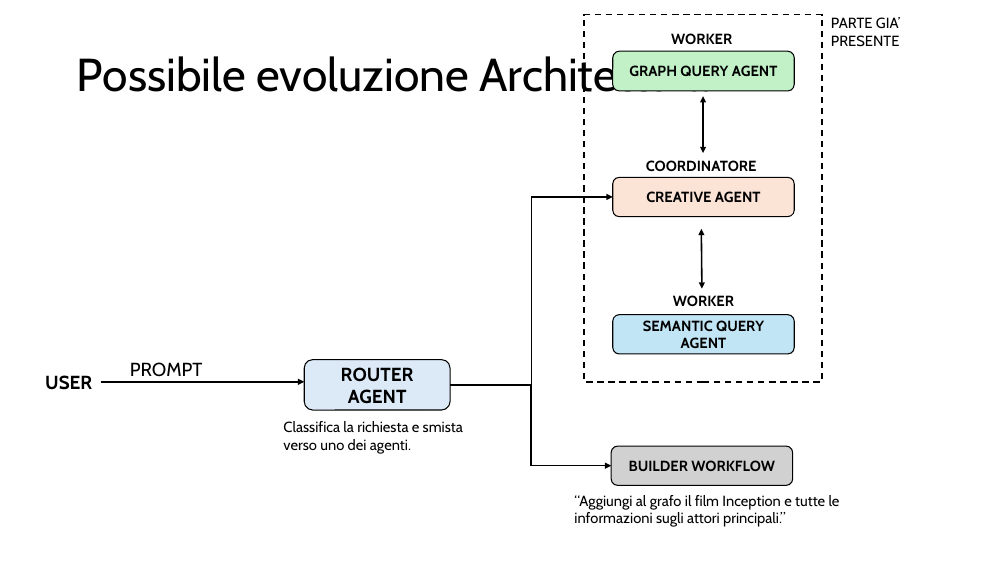
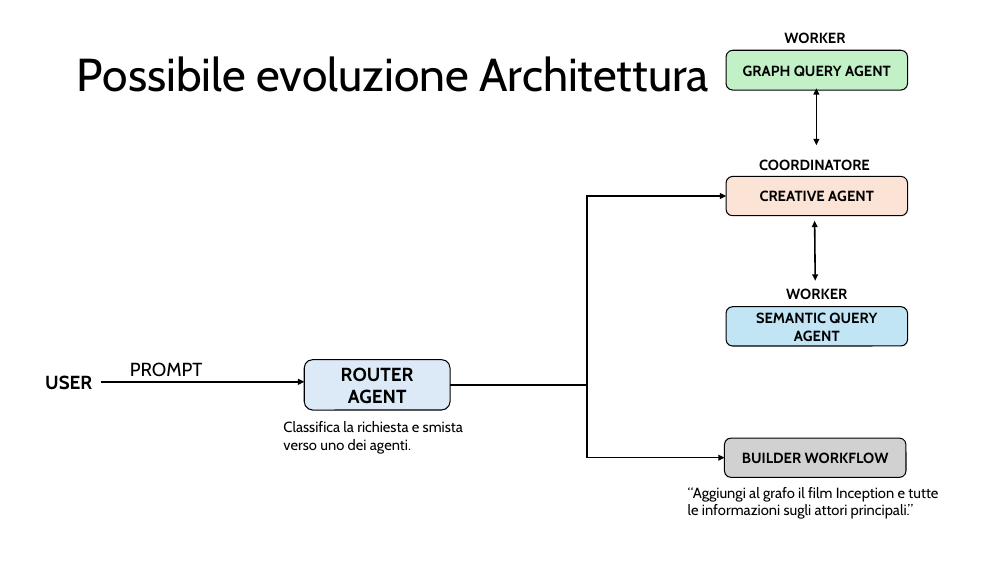
Before and after one commit to piermarone22/ProgettoAgenticAI-CinemaGraphRAG, a slide deck: slide 15 of Presentazione/Progetto_AgenticAI.pptx (slide 13 before the commit). Drawn at 1008x567 pixels with LibreOffice and Linux fonts; fonts in the diff are those of the drawing. Boxes give left, top, right and bottom in pixels: in the first picture for what was removed or moved away, otherwise in the second. Text is boxed around its words. In the diff, an @@ line names an element or a change of style, - is before the commit and + after.

```diff
--- a/Presentazione/Progetto_AgenticAI.pptx
+++ b/Presentazione/Progetto_AgenticAI.pptx
@@ rectangle removed at [585,14,823,382] @@
@@ text removed at [831,17,900,47] @@
-PARTE GIA’ PRESENTE
@@ 2 texts, 2 rounded rectangles: place and size @@
-2 texts, 2 rounded rectangles at [613,33,795,217]
+2 texts, 2 rounded rectangles at [726,32,907,216]
@@ elbow arrow moved from (450, 385) - (613, 197) to (588, 385) - (726, 196) @@
@@ 2 rounded rectangles, 2 double arrows, 1 text: place and size @@
-2 rounded rectangles, 2 double arrows, 1 text at [611,96,795,485]
+2 rounded rectangles, 2 double arrows, 1 text at [724,88,907,477]
@@ elbow arrow moved from (450, 385) - (611, 466) to (450, 385) - (724, 457) @@
@@ text "“Aggiungi al grafo il film ..." rewrapped from [574,495,840,527] to [688,487,938,519] @@
```
Also in this commit, not shown: 2 other slides changed, 6 slides added, 3 slides removed, 10 other files.
